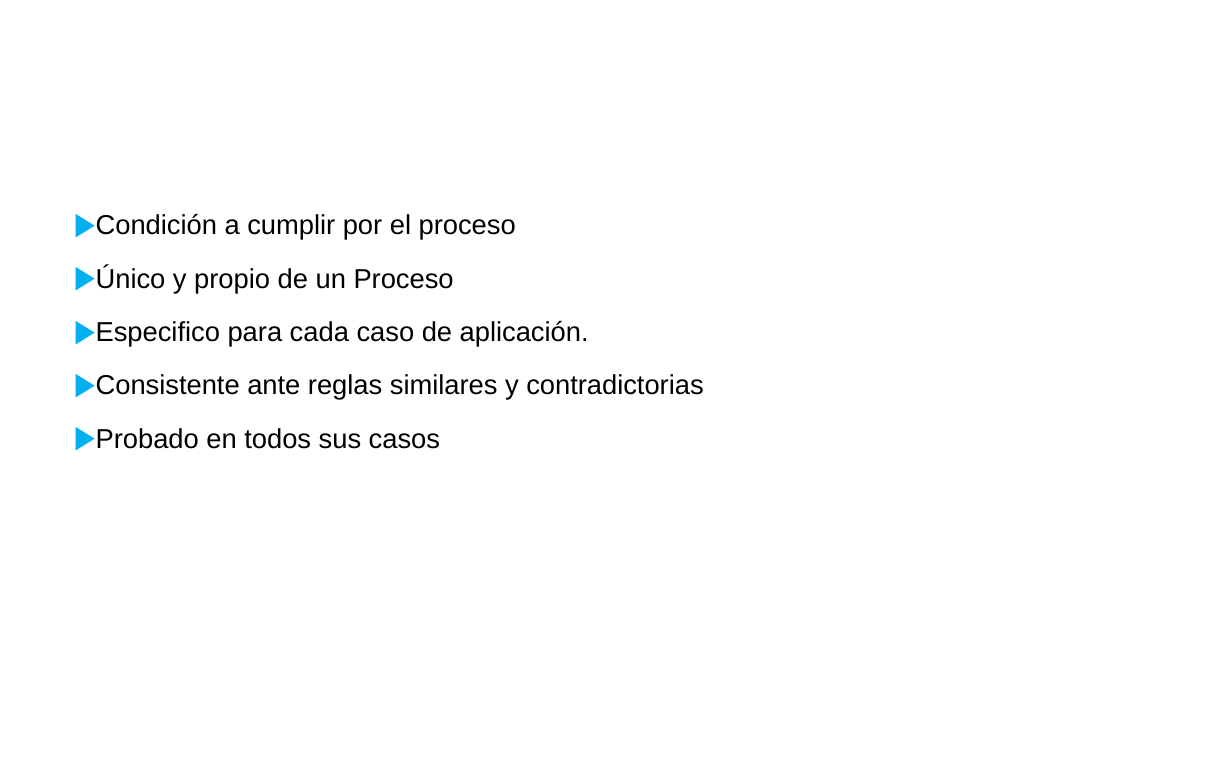
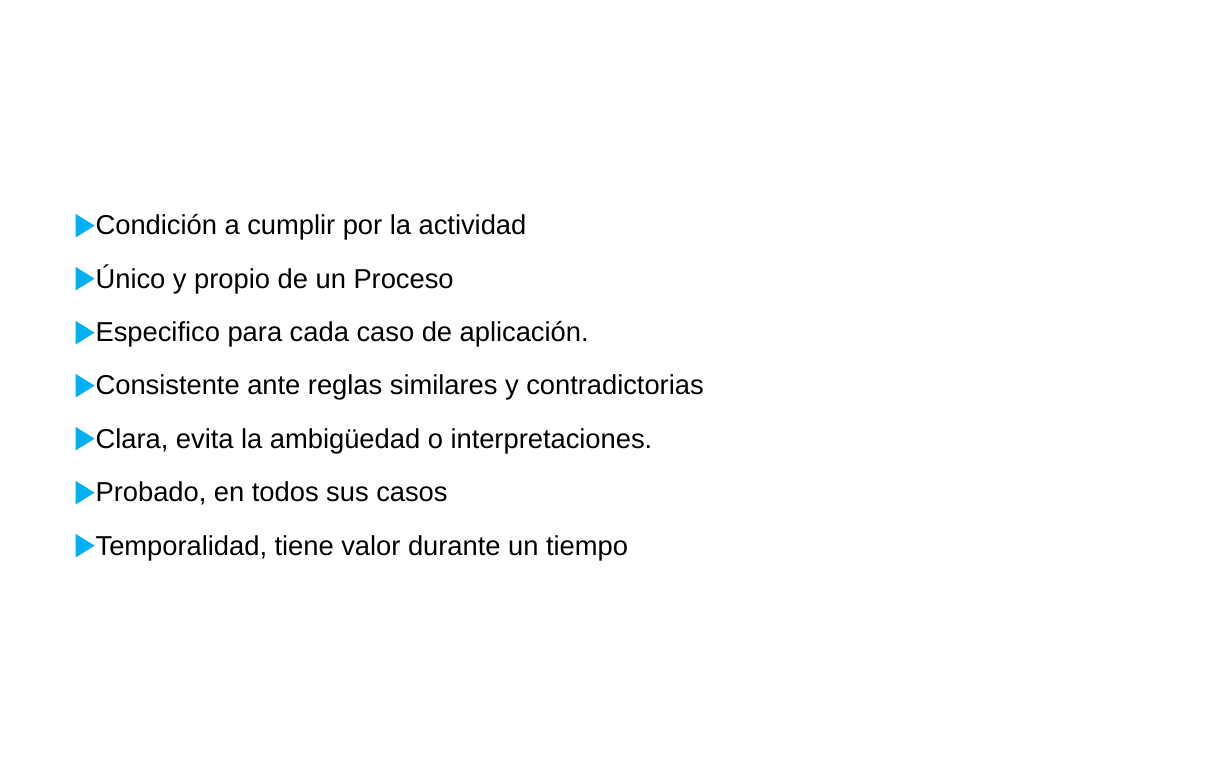
Before and after one commit to juanmcortezr/cosas, a slide deck: slide 15 of InsiDesarrolloSistemas2019.pptx (slide 14 before the commit). Drawn at 1232x770 pixels with LibreOffice and Linux fonts; fonts in the diff are those of the drawing; background and template pictures are left out. Boxes give left, top, right and bottom in pixels: in the first picture for what was removed or moved away, otherwise in the second. Text is boxed around its words. In the diff, an @@ line names an element or a change of style, - is before the commit and + after.

```diff
--- a/InsiDesarrolloSistemas2019.pptx
+++ b/InsiDesarrolloSistemas2019.pptx
@@ text at (96,214,527,240): text changed @@
-▶ Condición a cumplir por el proceso
+▶ Condición a cumplir por la actividad
@@ text at (96,428,653,560): text changed @@
-▶ Probado en todos sus casos
+▶ Clara, evita la ambigüedad o interpretaciones.
+▶ Probado, en todos sus casos
+▶ Temporalidad, tiene valor durante un tiempo
```
Also in this commit, not shown: 5 other slides changed, 3 slides added, 1 slide removed, 2 other files.
